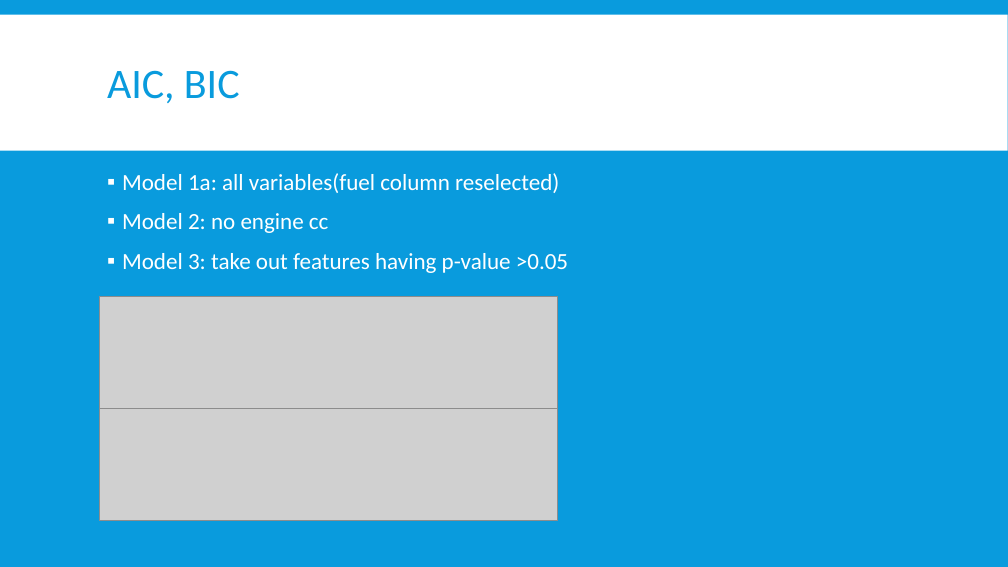
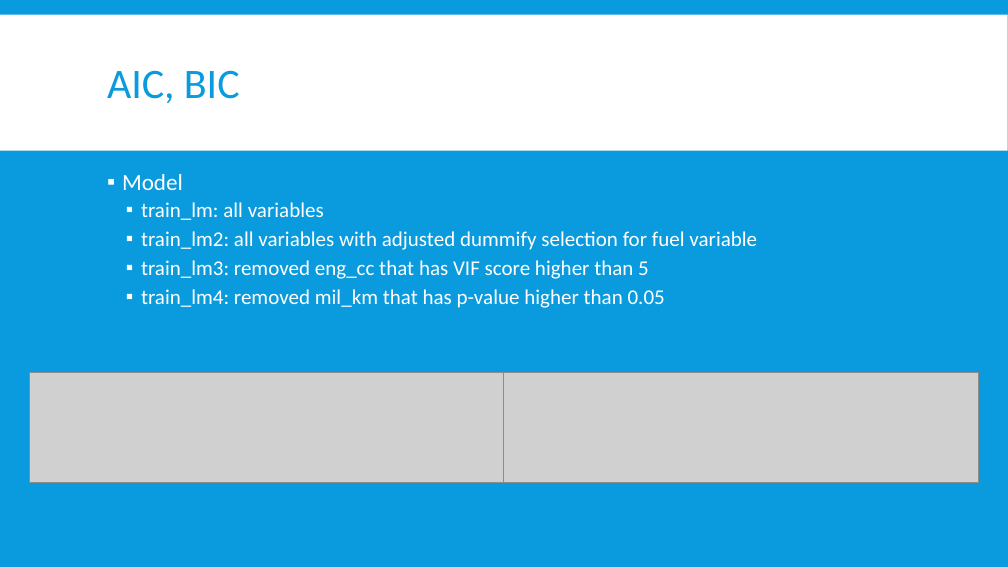
Before and after one commit to Jungujungu/NYCDSAproject2, a slide deck: slide 12 of R Project.pptx. Drawn at 1008x567 pixels with LibreOffice and Linux fonts; fonts in the diff are those of the drawing; grey boxes stand for pictures. Boxes give left, top, right and bottom in pixels: in the first picture for what was removed or moved away, otherwise in the second. Text is boxed around its words. In the diff, an @@ line names an element or a change of style, - is before the commit and + after.

```diff
--- a/R Project.pptx
+++ b/R Project.pptx
@@ text at [122,174,757,308]: text changed; size 22 to 20 pt @@
-▪ Model 1a: all variables(fuel column reselected)
-▪ Model 2: no engine cc
-▪ Model 3: take out features having p-value >0.05
+▪ Model
+  ▪ train_lm: all variables
+  ▪ train_lm2: all variables with adjusted dummify selection for fuel variable
+  ▪ train_lm3: removed eng_cc that has VIF score higher than 5
+  ▪ train_lm4: removed mil_km that has p-value higher than 0.05
@@ picture removed at [100,296,558,408] @@
@@ picture added at [29,373,504,483] @@
@@ picture added at [504,373,979,483] @@
@@ picture removed at [100,408,558,520] @@
```
Also in this commit, not shown: 8 other slides changed, 1 slide added, 2 slides removed, 5 other files.
